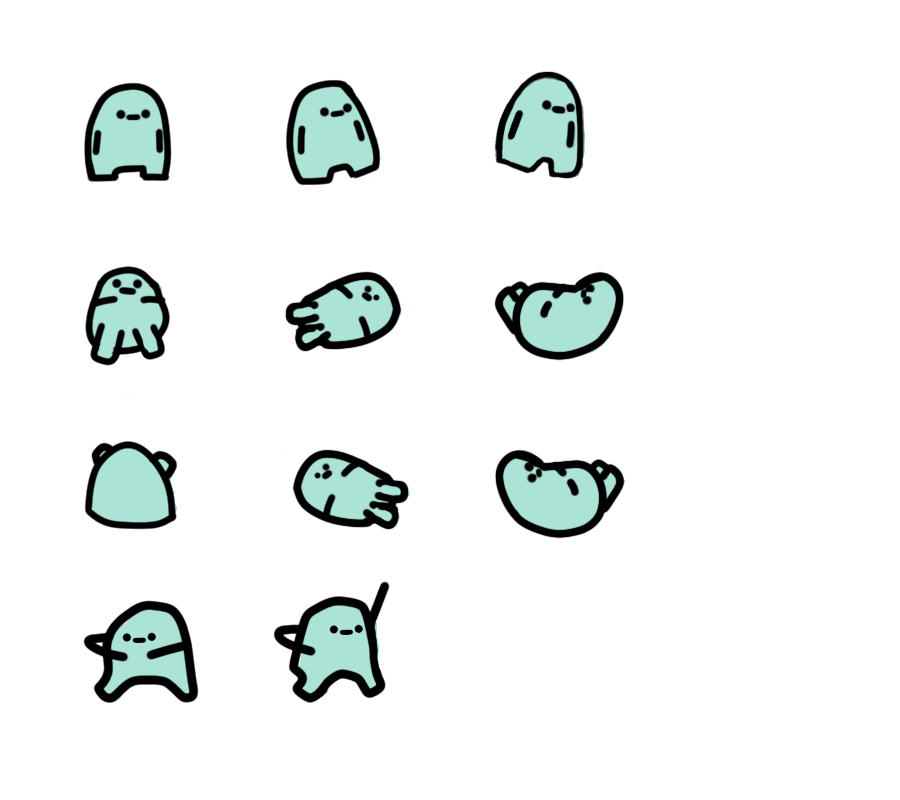
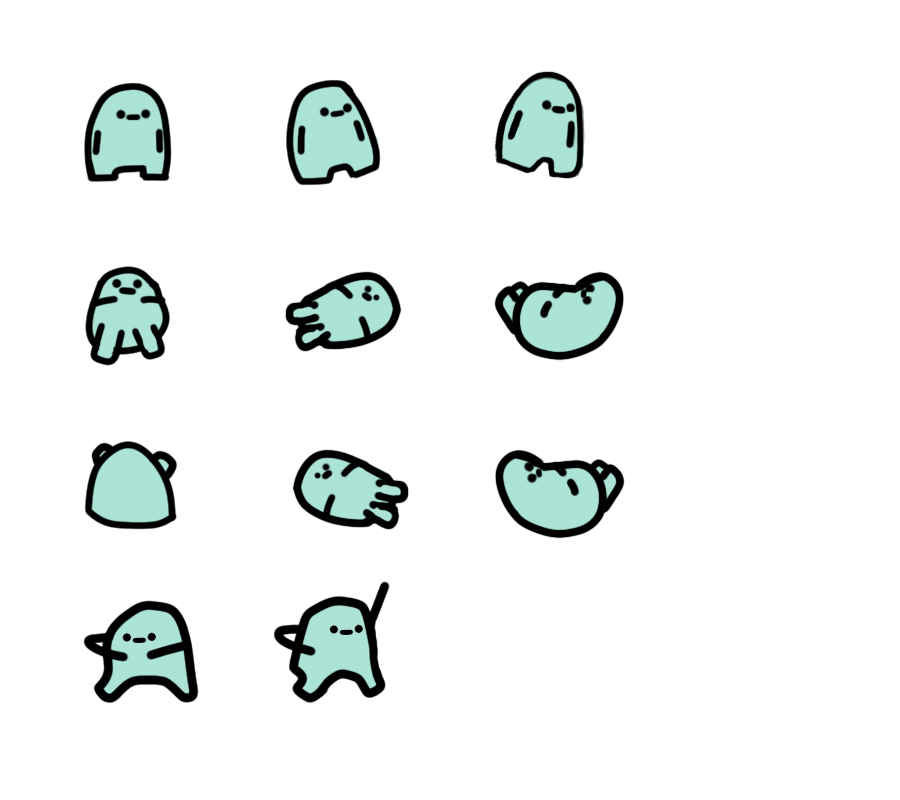
Before/after of a 900 × 800 layered artwork. What changed in the layer stack:
painted on "baseColor" over [91, 76, 625, 667]
hid "Background" over [91, 76, 625, 667]
